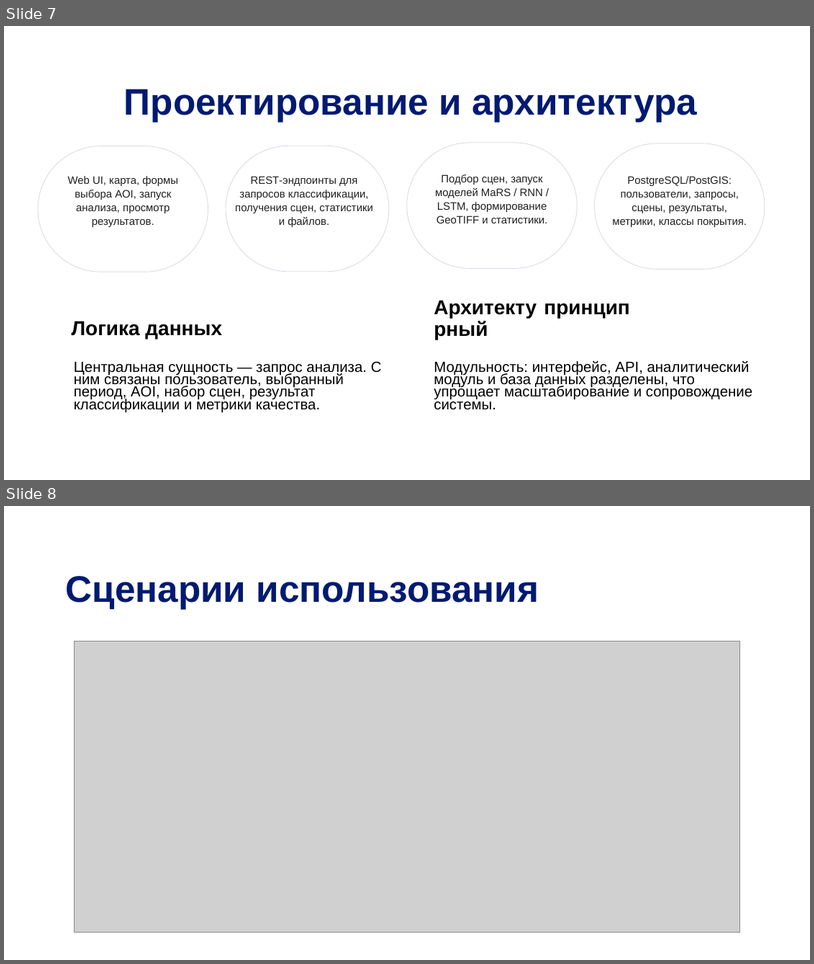
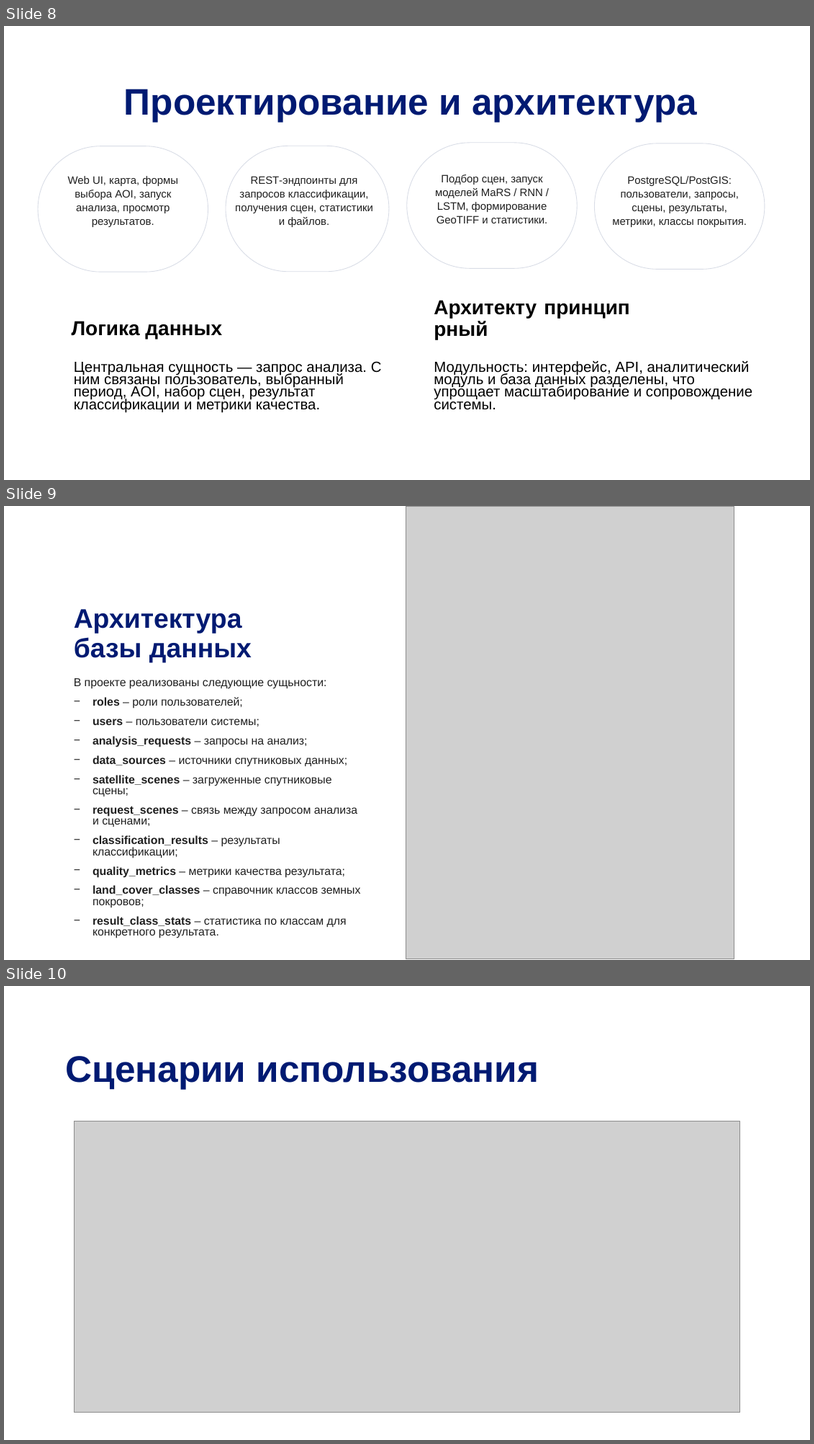
Before and after one commit to DinRazar/ispm, a slide deck: Работа_10_Этоговая преза УПИС.pptx. Shown one above the other, each under a label of ours: slides 7 and 8 before the commit, slides 8, 9 and 10 after it. The pictures are 814x964 and 814x1444 pixels, drawn with LibreOffice and Linux fonts; fonts in the diff are those of the drawing; grey boxes stand for pictures; background and template pictures are left out. Boxes give left, top, right and bottom in pixels: in the first picture for what was removed or moved away, otherwise in the second. Text is boxed around its words. In the diff, an @@ line names an element or a change of style, - is before the commit and + after.

```diff
--- a/Работа_10_Этоговая преза УПИС.pptx
+++ b/Работа_10_Этоговая преза УПИС.pptx
@@ slide 9 added at <box>4,506,810,960</box>, background picture (left out) @@
@@ picture added at <box>406,506,734,958</box> @@
@@ title added at <box>74,609,252,662</box>, 32 pt, text #001A72, bold @@
+Архитектура базы данных
@@ text added at <box>74,678,361,938</box>, 13.6 pt, text #1F1F1F @@
+В проекте реализованы следующие сущьности:
+− roles – роли пользователей;
+− users – пользователи системы;
+− analysis_requests – запросы на анализ;
+− data_sources – источники спутниковых данных;
+− satellite_scenes – загруженные спутниковые сцены;
+− request_scenes – связь между запросом анализа и сценами;
+− classification_results – результаты классификации;
+− quality_metrics – метрики качества результата;
+− land_cover_classes – справочник классов земных покровов;
+− result_class_stats – статистика по классам для конкретного результата.
@@ what was slide 7 is now slide 8 @@
@@ what was slide 8 is now slide 10 @@
```
Also in this commit, not shown: 1 slide changed, 1 other slide added.
